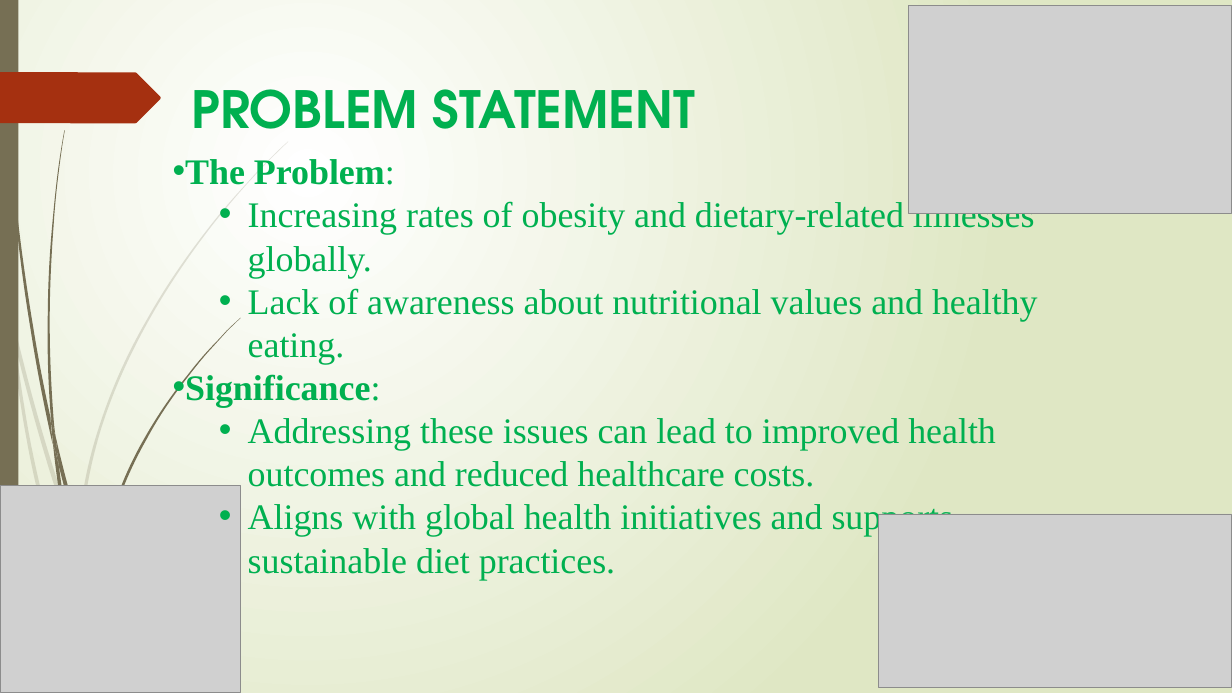
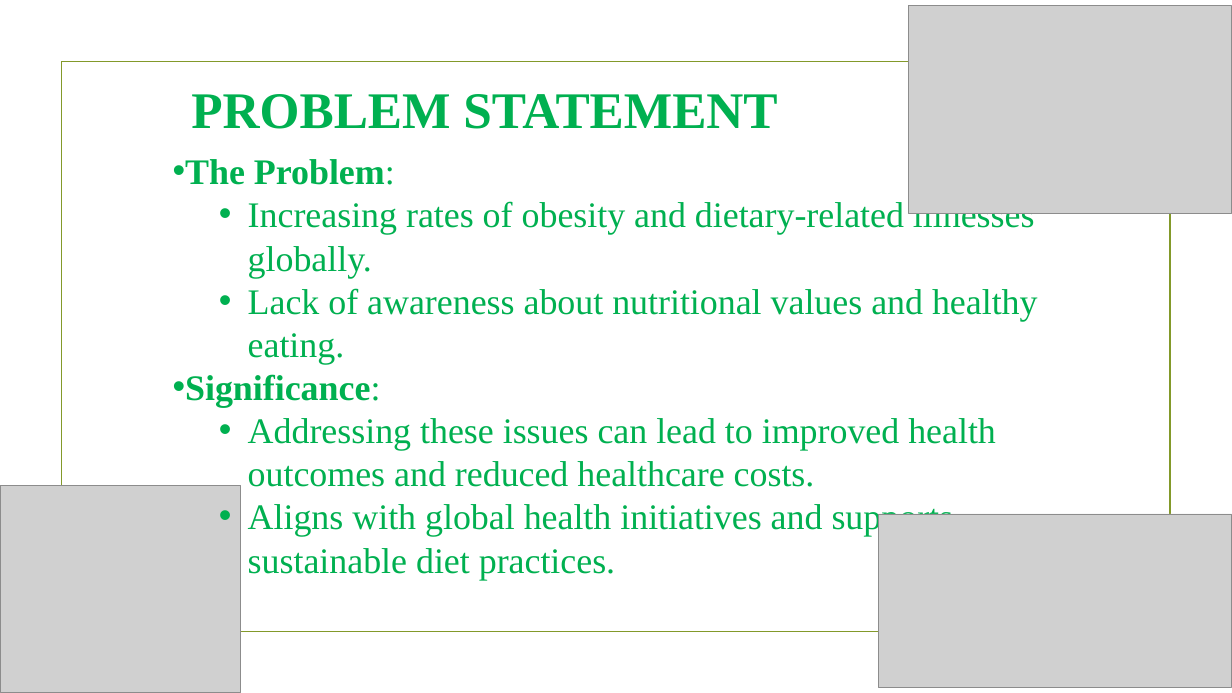
Before and after one commit to valary-esendi/project_pitch_decks, a slide deck: slide 2 of web pitch deck.pptx. Drawn at 1232x693 pixels with LibreOffice and Linux fonts; fonts in the diff are those of the drawing; grey boxes stand for pictures; background and template pictures are left out. Boxes give left, top, right and bottom in pixels: in the first picture for what was removed or moved away, otherwise in the second. Text is boxed around its words. In the diff, an @@ line names an element or a change of style, - is before the commit and + after.

```diff
--- a/web pitch deck.pptx
+++ b/web pitch deck.pptx
@@ background gradient #FFFFFF to #DFE8C4 to picture (left out) @@
@@ rectangle removed at (x1=0, y1=0, x2=18, y2=693) @@
@@ freeform shape removed at (x1=0, y1=72, x2=161, y2=123) @@
@@ rectangle added at (x1=61, y1=62, x2=1170, y2=632), outline #83992A 1.25 pt @@
@@ text "PROBLEM STATEMENT" at (x1=191, y1=94, x2=777, y2=129): font TeX Gyre Adventor to Times New Roman @@
@@ group removed at (x1=0, y1=141, x2=288, y2=660): 4 freeform shapes @@
@@ group removed at (x1=3, y1=0, x2=240, y2=667): 6 freeform shapes @@
```
Also in this commit, not shown: 9 other slides changed.
